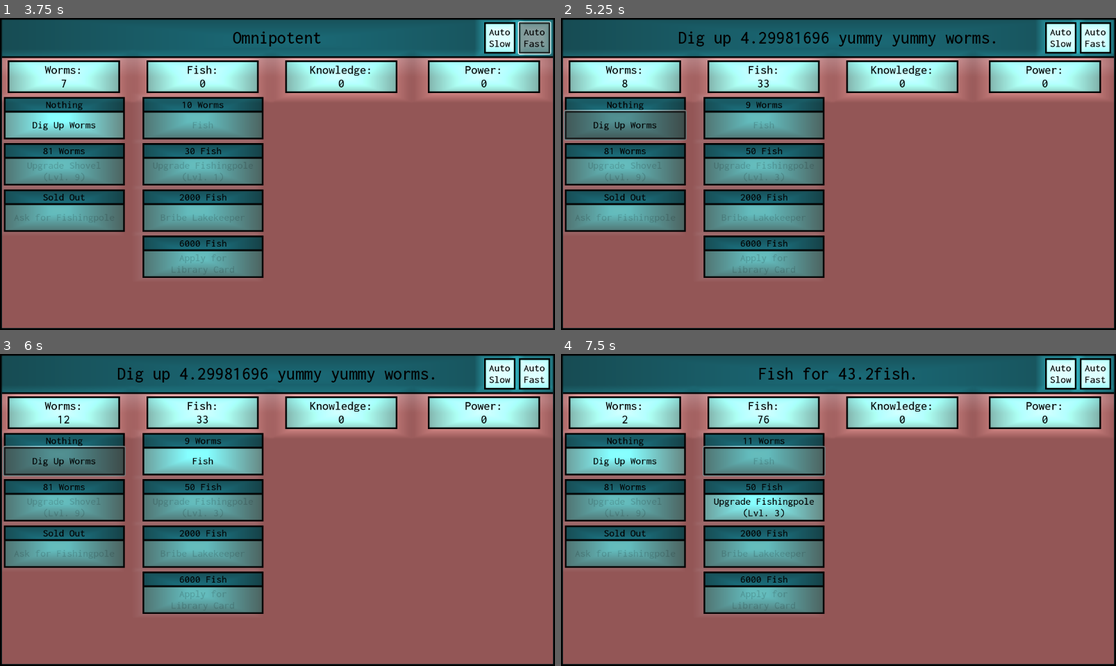
Above: before the commit, frames 1-4 (two rows, left to right).
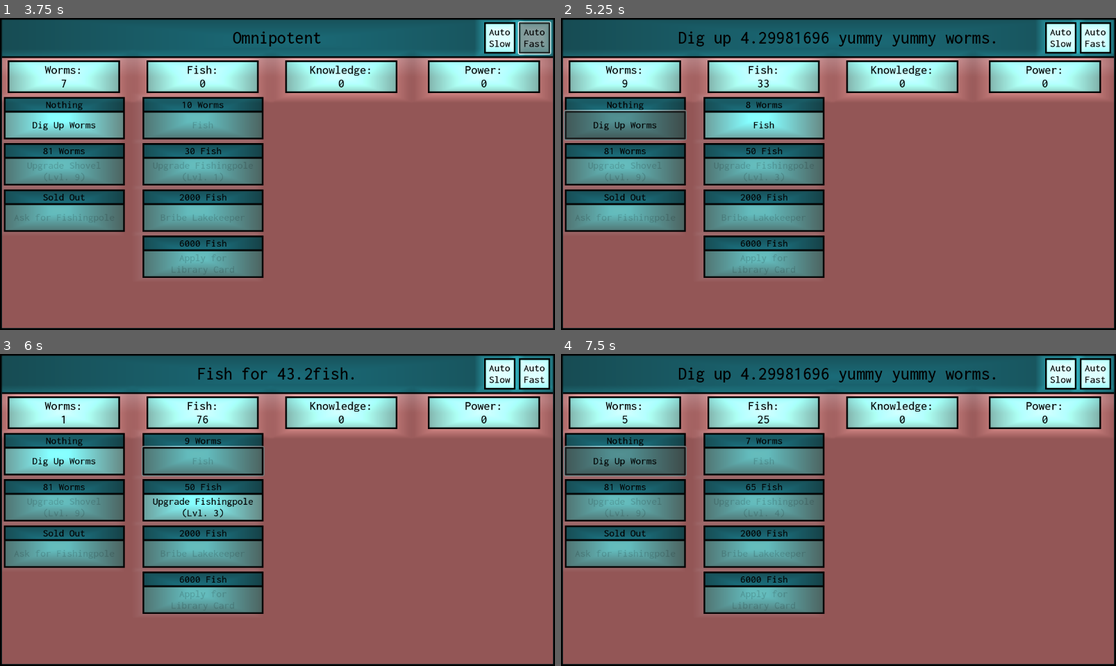
Above: after the commit, the same moments.

Repository: JoshuaLouviere/Des-212_Economic_Project_S24
Game: Godot game, scene res://Prefabs/game_scene.tscn
Same seed, same stepped clock (60 frames per second), same inputs: the game is played once before the commit and once after it. The project has no main scene, so this scene is started directly.
Inputs (mouse positions are in pixels of both pictures, inside the frame that each line leads up to):
- Up to frame 1 (3.75 s): click "Dig Up Worms" at 0.5 s; click "Auto Fast" at 1.25 s; click "Auto Slow" at 2 s; click "Dig Up Worms" at 2.75 s; click "Auto Fast" at 3.5 s
- Up to frame 2 (5.25 s): click "Auto Slow" at 4.25 s; click "Dig Up Worms" at 5 s
- Up to frame 3 (6 s): click "Dig Up Worms" (after the commit: "Fish") at 5.75 s
- Up to frame 4 (7.5 s): click (766, 506) at 6.5 s, where only the run after the commit has a clickable "Upgrade Fishingpole (Lvl. 3)"; click "Fish" (after the commit: "Dig Up Worms") at 7.25 s

Frame 1 is identical in both runs. In frame 2, 1.7% of the frame differs, in the area x 11-48%, y 19-39%; in frame 3, 6.4%, in the area x 0-79%, y 4-54%; in frame 4, 4.8%.

Commit message:
Improvement of Button Manager

Diff:
--- a/Des-212_Economic_Project/Prefabs/ButtonManager.gd
+++ b/Des-212_Economic_Project/Prefabs/ButtonManager.gd
@@ -93,8 +93,8 @@
 # Grandpa variables
 var grandpaChance = 5
 var grandpaHeighten = 10
-var grandpaRise = 1.15
-var grandpaPrice = 50
+@export var grandpaRise = 1.15
+@export var grandpaPrice = 50
 var grandpaActive = true
 #================================= Grandpa Variables ======================#
 #====#
@@ -112,18 +112,18 @@
 # Fish variables
 var fish = 0
 var fishMultiple = 30
-var fishPrice = 10
-var fishRise = 1.15
 var fishActive = false
-var polePrice = 30
 var poleLevel = 1
-var cardPrice = 6000
+@export var fishRise = 1.15
+@export var fishPrice = 10
+@export var polePrice = 30
+@export var cardPrice = 6000
 #================================= Fish Variables ======================#
 #====#
 #====#
 #====#
 #================================= Fishing Licence ======================#
-var licensePrice = 2000
+@export var licensePrice = 2000
 #================================= Fishing Licence ======================#
 #====#
 #====#
@@ -138,15 +138,15 @@
 var knowledge = 0
 var knowledgeActive = false
 var knowMultiple = 50
-var sWPrice = 10000
-var sFPrice = 5000
-var goatPrice = 200
+@export var sWPrice = 10000
+@export var sFPrice = 5000
+@export var goatPrice = 200
 #================================= Knowledge Variables ======================#
 #====#
 #====#
 #====#
 #================================= Offer Variables ======================#
-var offerPrice = 100000
+@export var offerPrice = 100000
 #================================= Offer Variables ======================#
 #====#
 #====#
@@ -154,10 +154,12 @@
 #================================= Power Variables ======================#
 var power = 0
 var powerActive = false
-var powerPrice = 20000
-var babyFishPrice = 10000
-var babyWormPrice = 10000000
-var unlockPrice = 1000000
+@export var powerMultiple = 10000
+@export var powerPrice = 20000
+@export var powerRise = 1.1
+@export var babyFishPrice = 10000
+@export var babyWormPrice = 10000000
+@export var unlockPrice = 1000000
 var stager = 0
 var stages = [0,0,0,0]
 #================================= Power Variables ======================#
@@ -464,10 +466,10 @@
 		print("Wrote To File")
 		var string = ""
 		for button in buttons:
-			string += str(button.id) + " : " + str(button.clicks) + "\n"
+			string += str(button.id) + " , " + str(button.clicks) + "\n"
 		var i = 1
 		for stg in stages:
-			string += "Phase " + str(i) + ": " + str(stg) + "\n"
+			string += "Phase " + str(i) + ", " + str(stg) + "\n"
 			i += 1
 		string += rValues
 		f.store_string(string)
@@ -542,7 +544,7 @@
 func gainPower():
 	if (knowledge >= powerPrice && powerActive):
 		knowledge -= powerPrice
-		power += 100000
+		power += powerMultiple
 #================================================================================#
 #====#
 #====#
@@ -559,6 +561,7 @@
 		fish -= babyFishPrice
 		babyWormPrice *= 1.3
 		babyFishPrice *= 1.3
+		powerMultiple *= powerRise
 
 #================================================================================#
 #====#
@@ -655,6 +658,7 @@
 				if (buttons[i].button.disabled == false):
 					buttons[i].button.emit_signal("pressed")
 				if (clicks >= 100):
+					clicks = 0
 					rValues += "100 Clicks = Worms: " + str(worms) + "; Fish: " + str(fish)  + "; Knowledge: " + str(knowledge)  + "; Power: " + str(power) + "\n"
 				i += 1
 #================================================================================#
--- a/Des-212_Economic_Project/Prefabs/game_scene.tscn
+++ b/Des-212_Economic_Project/Prefabs/game_scene.tscn
@@ -9,6 +9,7 @@
 
 [node name="GameScene" type="Node2D"]
 script = ExtResource("1_ktn48")
+fishRise = 1.1
 
 [node name="Background" type="ColorRect" parent="."]
 offset_right = 1152.0
